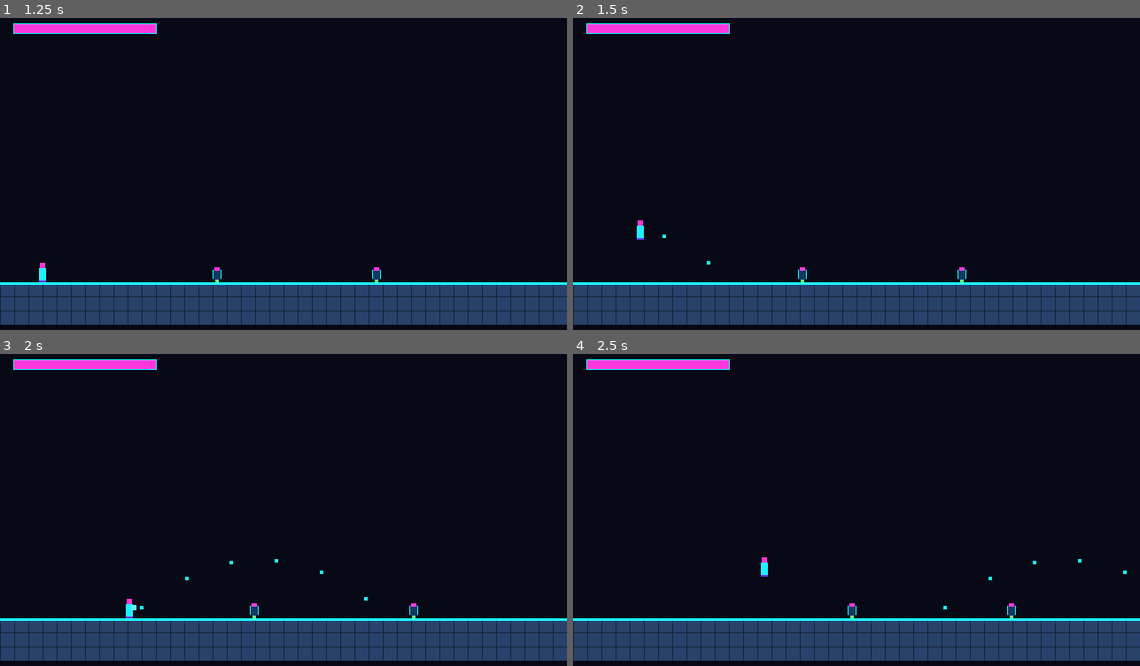
Above: before the commit, frames 1-4 (two rows, left to right).
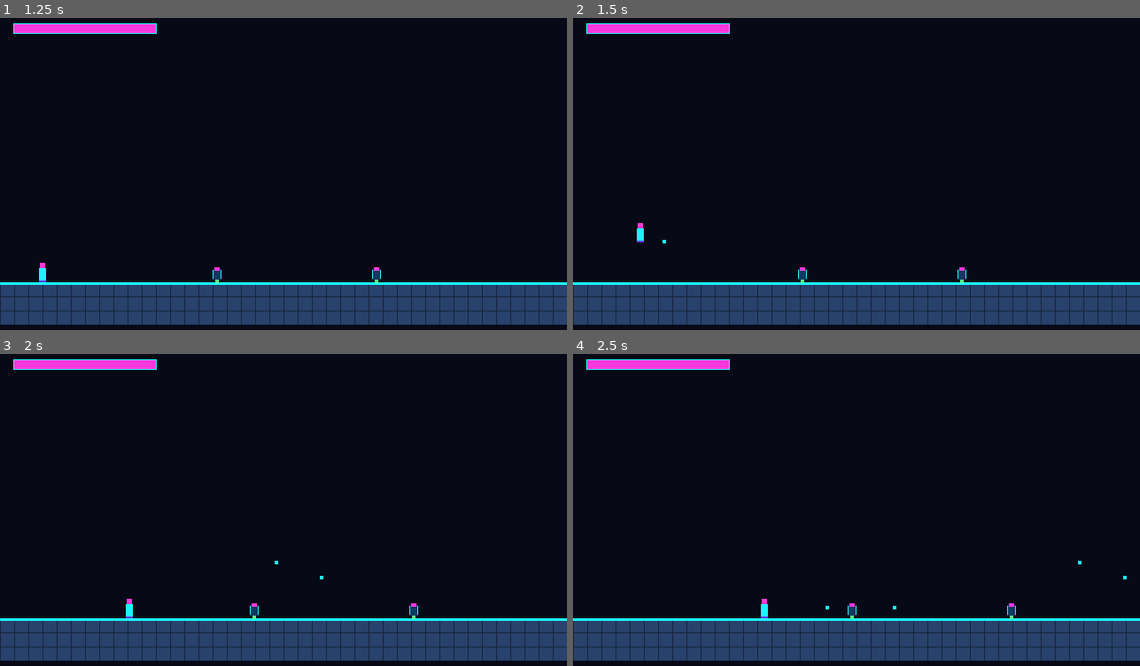
Above: after the commit, the same moments.

Repository: 2213778958/game_hundouluo
Game: Godot game, scene res://boot/main.tscn
Two runs of this game, one before a commit and one after it. Both use one fixed random seed, a clock stepped at 60 frames per second and the inputs below.
Inputs (mouse positions are in pixels of both pictures, inside the frame that each line leads up to):
- Up to frame 1 (1.25 s): click "步枪" at 0.5 s
- Up to frame 2 (1.5 s): tap Enter (ui_accept) at 1.25 s; move the mouse to (981, 161) at 1.27 s; hold Right (ui_right) from 1.28 s (still down); hold Space (ui_select) from 1.28 s (still down); click (981, 161) at 1.42 s
- Up to frame 3 (2 s): keep holding Right (ui_right); keep holding Space (ui_select); tap Enter (ui_accept) at 1.52, 1.82 s; tap Z (player_fire, bound only after the commit) at 1.55 s
- Up to frame 4 (2.5 s): keep holding Right (ui_right); move the mouse to (743, 528) at 2.02 s; release Space (ui_select) at 2.03 s; tap Z (player_fire, bound only after the commit) at 2.1 s; click (743, 528) at 2.17 s; tap Enter (ui_accept) at 2.27 s; tap J at 2.3 s

Frame 1 is identical in both runs. In frame 2, less than 0.1% of the frame differs, in the area x 11-25%, y 64-80%; in frame 3, less than 0.1%; in frame 4, 0.2%, in the area x 33-98%, y 65-85%.

Commit message:
fix(player): keep fire and jump on distinct keys
Fixes #22

Co-authored-by: Cursor <cursoragent@cursor.com>

Diff:
--- a/player/player.gd
+++ b/player/player.gd
@@ -10,6 +10,15 @@
 const JUMP_VELOCITY := -320.0
 const GRAVITY := 900.0
 const MUZZLE_OFFSET := 10.0
+
+## 左移动作。与跳跃、开火键位不相交。
+const ACTION_LEFT := "player_left"
+## 右移动作。与跳跃、开火键位不相交。
+const ACTION_RIGHT := "player_right"
+## 跳跃动作。不与开火共用键。
+const ACTION_JUMP := "player_jump"
+## 开火动作。不与跳跃共用键。
+const ACTION_FIRE := "player_fire"
 
 ## 当前血量。
 var hp: int = MAX_HP
@@ -35,6 +44,7 @@
 	collision_layer = 2
 	collision_mask = 1
 	loadout = ArsenalScript.new(ArsenalScript.Kind.RIFLE)
+	ensure_control_actions()
 	_setup_body()
 	_setup_look()
 
@@ -78,6 +88,25 @@
 	hp_changed.emit(hp, MAX_HP)
 	if hp == 0:
 		_restart_current_stage()
+
+
+## 注册方向、跳跃、开火动作。跳跃与开火键位不相交，可同时按。
+func ensure_control_actions() -> void:
+	_bind_keys(ACTION_LEFT, [KEY_LEFT, KEY_A])
+	_bind_keys(ACTION_RIGHT, [KEY_RIGHT, KEY_D])
+	_bind_keys(ACTION_JUMP, [KEY_SPACE])
+	_bind_keys(ACTION_FIRE, [KEY_Z, KEY_J])
+	_bind_mouse(ACTION_FIRE, MOUSE_BUTTON_LEFT)
+
+
+## 读本帧方向、跳、开火。三套动作可同时生效。
+func apply_controls(now_sec: float) -> void:
+	ensure_control_actions()
+	apply_run(Input.get_axis(ACTION_LEFT, ACTION_RIGHT))
+	if Input.is_action_just_pressed(ACTION_JUMP):
+		jump()
+	if Input.is_action_pressed(ACTION_FIRE):
+		fire(now_sec)
 
 
 ## 开火调用 arsenal。冷却中返回空齐射。
@@ -101,18 +130,50 @@
 
 func _physics_process(delta: float) -> void:
 	on_ground = is_on_floor()
-	var axis := 0.0
-	if InputMap.has_action("ui_left") and InputMap.has_action("ui_right"):
-		axis = Input.get_axis("ui_left", "ui_right")
-	apply_run(axis)
-	if InputMap.has_action("ui_accept") and Input.is_action_just_pressed("ui_accept"):
-		jump()
-	if InputMap.has_action("ui_select") and Input.is_action_pressed("ui_select"):
-		fire(Time.get_ticks_msec() / 1000.0)
+	apply_controls(Time.get_ticks_msec() / 1000.0)
 	if not on_ground:
 		velocity.y += GRAVITY * delta
 	move_and_slide()
 	on_ground = is_on_floor()
+
+
+func _bind_keys(action: String, keycodes: Array) -> void:
+	if not InputMap.has_action(action):
+		InputMap.add_action(action)
+	for keycode in keycodes:
+		var code: int = int(keycode)
+		if _has_key_event(action, code):
+			continue
+		var ev := InputEventKey.new()
+		ev.keycode = code as Key
+		ev.physical_keycode = code as Key
+		InputMap.action_add_event(action, ev)
+
+
+func _bind_mouse(action: String, button: MouseButton) -> void:
+	if not InputMap.has_action(action):
+		InputMap.add_action(action)
+	if _has_mouse_event(action, button):
+		return
+	var ev := InputEventMouseButton.new()
+	ev.button_index = button
+	InputMap.action_add_event(action, ev)
+
+
+func _has_key_event(action: String, keycode: int) -> bool:
+	for ev in InputMap.action_get_events(action):
+		if ev is InputEventKey:
+			var key_ev := ev as InputEventKey
+			if int(key_ev.physical_keycode) == keycode or int(key_ev.keycode) == keycode:
+				return true
+	return false
+
+
+func _has_mouse_event(action: String, button: MouseButton) -> bool:
+	for ev in InputMap.action_get_events(action):
+		if ev is InputEventMouseButton and (ev as InputEventMouseButton).button_index == button:
+			return true
+	return false
 
 
 func _restart_current_stage() -> void:
--- a/tests/player/test_player.gd
+++ b/tests/player/test_player.gd
@@ -11,6 +11,9 @@
 	_hit_drops_hp(failures)
 	_empty_hp_restarts_stage_not_run(failures)
 	_fire_calls_arsenal(failures)
+	_run_jump_and_fire_together(failures)
+	_jump_and_fire_use_distinct_keys(failures)
+	_controls_can_run_jump_and_fire_together(failures)
 	_pixel_look_is_neon_scifi(failures)
 	return failures
 
@@ -125,6 +128,119 @@
 	left.free()
 
 
+func _run_jump_and_fire_together(failures: PackedStringArray) -> void:
+	var player := _make_player(ArsenalScript.Kind.RIFLE)
+	player.call("apply_run", 1.0)
+	player.set("on_ground", true)
+	var hopped: Variant = player.call("jump")
+	var volley: RefCounted = player.call("fire", 0.0)
+	_check(failures, player.velocity.x > 0.0, "run + jump + fire must keep running")
+	_check(failures, hopped == true, "run + jump + fire must still jump")
+	_check(failures, player.velocity.y < 0.0, "run + jump + fire keeps upward jump")
+	_check(failures, player.get("on_ground") == false, "run + jump + fire leaves the ground")
+	_check(failures, volley.get("fired") == true, "jumping fire must still call arsenal")
+	var midair: RefCounted = player.call("fire", 1.0)
+	_check(failures, midair.get("fired") == true, "airborne fire must still call arsenal")
+	_check(failures, player.velocity.y < 0.0, "airborne fire must not cancel jump")
+	player.free()
+
+
+func _jump_and_fire_use_distinct_keys(failures: PackedStringArray) -> void:
+	var player := _make_player()
+	player.call("ensure_control_actions")
+	var jump_ids := _bind_ids(PlayerScript.ACTION_JUMP)
+	var fire_ids := _bind_ids(PlayerScript.ACTION_FIRE)
+	var left_ids := _bind_ids(PlayerScript.ACTION_LEFT)
+	var right_ids := _bind_ids(PlayerScript.ACTION_RIGHT)
+	_check(failures, not jump_ids.is_empty(), "jump must bind at least one key")
+	_check(failures, not fire_ids.is_empty(), "fire must bind at least one key")
+	_check(failures, _sets_disjoint(jump_ids, fire_ids), "jump and fire must not share a key")
+	_check(failures, _sets_disjoint(left_ids, jump_ids), "run and jump must not share a key")
+	_check(failures, _sets_disjoint(right_ids, jump_ids), "run and jump must not share a key")
+	_check(failures, _sets_disjoint(left_ids, fire_ids), "run and fire must not share a key")
+	_check(failures, _sets_disjoint(right_ids, fire_ids), "run and fire must not share a key")
+	_check(failures, _sets_disjoint(left_ids, right_ids), "left and right must not share a key")
+	player.free()
+
+
+func _controls_can_run_jump_and_fire_together(failures: PackedStringArray) -> void:
+	var player := _make_player(ArsenalScript.Kind.RIFLE)
+	player.call("ensure_control_actions")
+	_release_player_actions()
+	Input.action_press(PlayerScript.ACTION_FIRE)
+	player.set("on_ground", true)
+	player.velocity = Vector2.ZERO
+	player.call("apply_controls", 0.0)
+	_check(failures, player.get("on_ground") == true, "fire action alone must not jump")
+	_check(failures, is_zero_approx(player.velocity.y), "fire action alone must not apply jump velocity")
+	var fire_again: RefCounted = player.call("fire", 0.001)
+	_check(failures, fire_again.get("fired") == false, "fire action must call arsenal")
+	_release_player_actions()
+
+	var jumper := _make_player(ArsenalScript.Kind.RIFLE)
+	jumper.call("ensure_control_actions")
+	Input.action_press(PlayerScript.ACTION_JUMP)
+	jumper.set("on_ground", true)
+	jumper.velocity = Vector2.ZERO
+	jumper.call("apply_controls", 1.0)
+	_check(failures, jumper.velocity.y < 0.0, "jump action alone must jump")
+	var jump_only_fire: RefCounted = jumper.call("fire", 1.0)
+	_check(failures, jump_only_fire.get("fired") == true, "jump action alone must not steal fire")
+	_release_player_actions()
+
+	var combo := _make_player(ArsenalScript.Kind.RIFLE)
+	combo.call("ensure_control_actions")
+	combo.set("on_ground", true)
+	combo.velocity = Vector2.ZERO
+	Input.action_press(PlayerScript.ACTION_RIGHT)
+	Input.action_press(PlayerScript.ACTION_JUMP)
+	Input.action_press(PlayerScript.ACTION_FIRE)
+	combo.call("apply_controls", 2.0)
+	_check(failures, combo.velocity.x > 0.0, "right + jump + fire must run")
+	_check(failures, combo.velocity.y < 0.0, "right + jump + fire must jump")
+	_check(failures, combo.get("on_ground") == false, "right + jump + fire leaves the ground")
+	var after_combo: RefCounted = combo.call("fire", 2.001)
+	_check(failures, after_combo.get("fired") == false, "right + jump + fire must still call arsenal")
+	_release_player_actions()
+	player.free()
+	jumper.free()
+	combo.free()
+
+
+func _bind_ids(action: String) -> Dictionary:
+	var ids := {}
+	if not InputMap.has_action(action):
+		return ids
+	for ev in InputMap.action_get_events(action):
+		if ev is InputEventKey:
+			var key_ev := ev as InputEventKey
+			var code: int = int(key_ev.physical_keycode)
+			if code == 0:
+				code = int(key_ev.keycode)
+			ids["k:%s" % code] = true
+		elif ev is InputEventMouseButton:
+			ids["m:%s" % int((ev as InputEventMouseButton).button_index)] = true
+	return ids
+
+
+func _sets_disjoint(left: Dictionary, right: Dictionary) -> bool:
+	for key in left.keys():
+		if right.has(key):
+			return false
+	return true
+
+
+func _release_player_actions() -> void:
+	for action in [
+		PlayerScript.ACTION_LEFT,
+		PlayerScript.ACTION_RIGHT,
+		PlayerScript.ACTION_JUMP,
+		PlayerScript.ACTION_FIRE,
+	]:
+		if InputMap.has_action(action):
+			Input.action_release(action)
+
+
 func _pixel_look_is_neon_scifi(failures: PackedStringArray) -> void:
 	var player := _make_player()
 	var sprite := _find_sprite(player)
